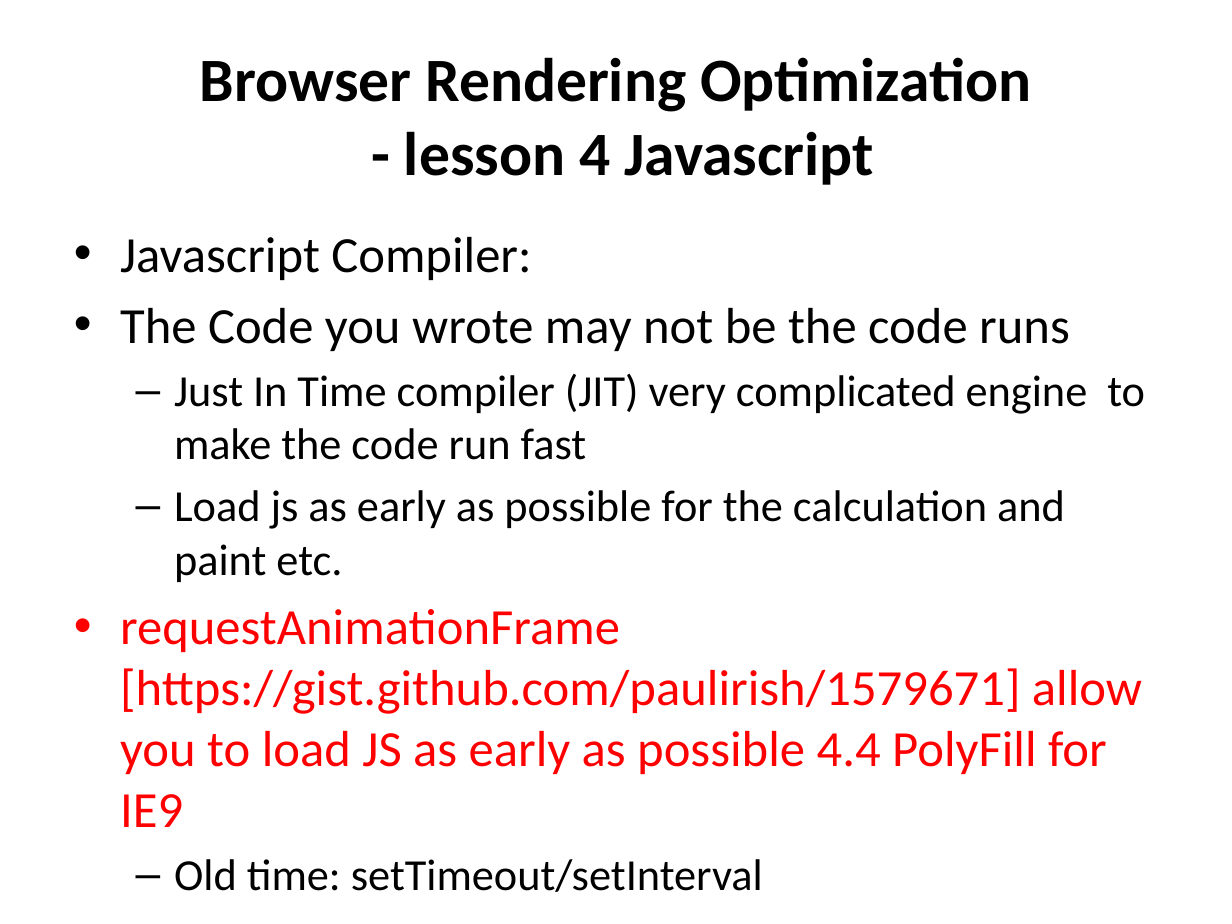
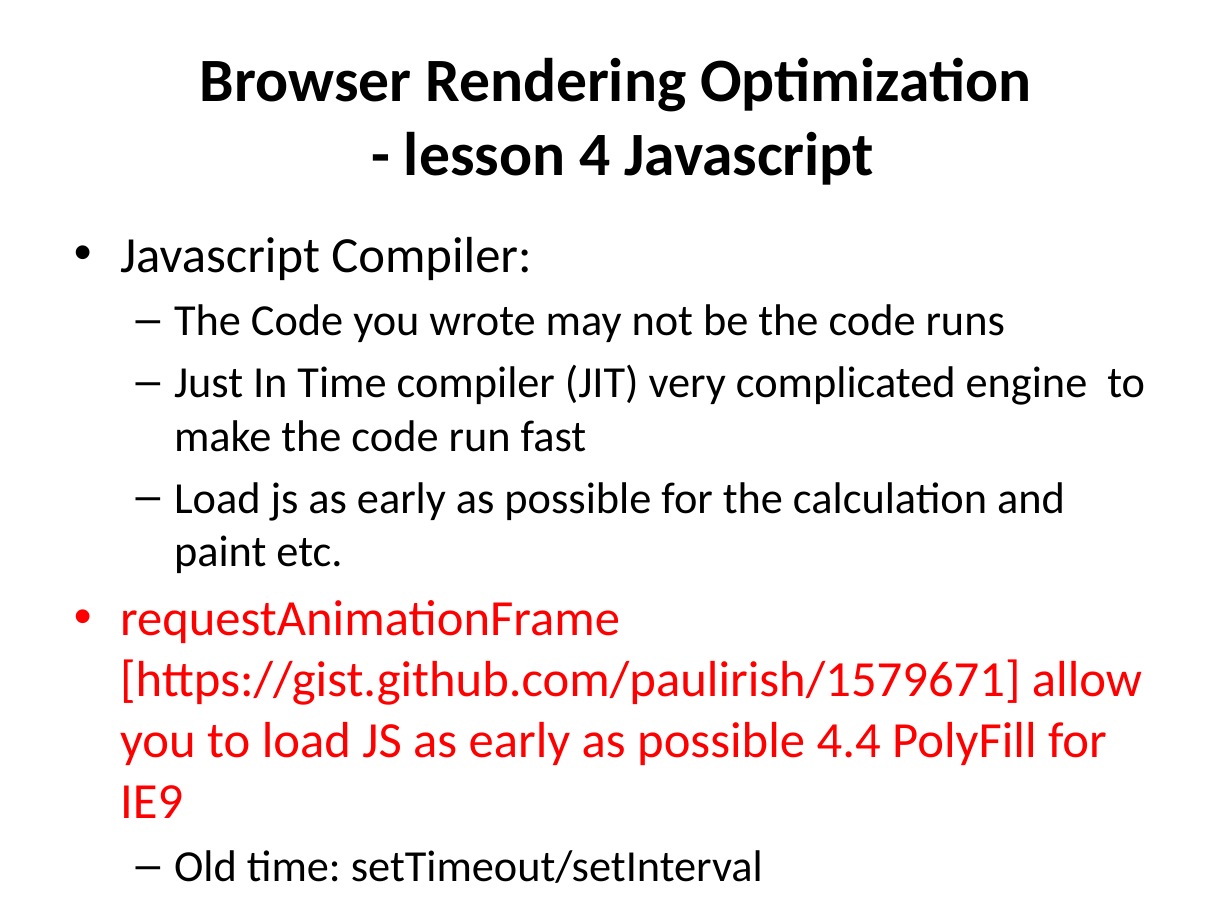
Before and after one commit to canaantt/canaantt.github.io, a slide deck: slide 15 of FE_P4/Techie_0224.pptx. Drawn at 1232x924 pixels with LibreOffice and Linux fonts; fonts in the diff are those of the drawing. Boxes give left, top, right and bottom in pixels: in the first picture for what was removed or moved away, otherwise in the second. Text is boxed around its words. In the diff, an @@ line names an element or a change of style, - is before the commit and + after.

```diff
--- a/FE_P4/Techie_0224.pptx
+++ b/FE_P4/Techie_0224.pptx
@@ text at <box>174,304,1005,342</box>: size 29.6 to 25.9 pt in "The Code you wrote may not be ..."; bullet • to –; list level 1 to 2 in "The Code you wrote may ..." @@
```
Also in this commit, not shown: 6 other slides changed.
